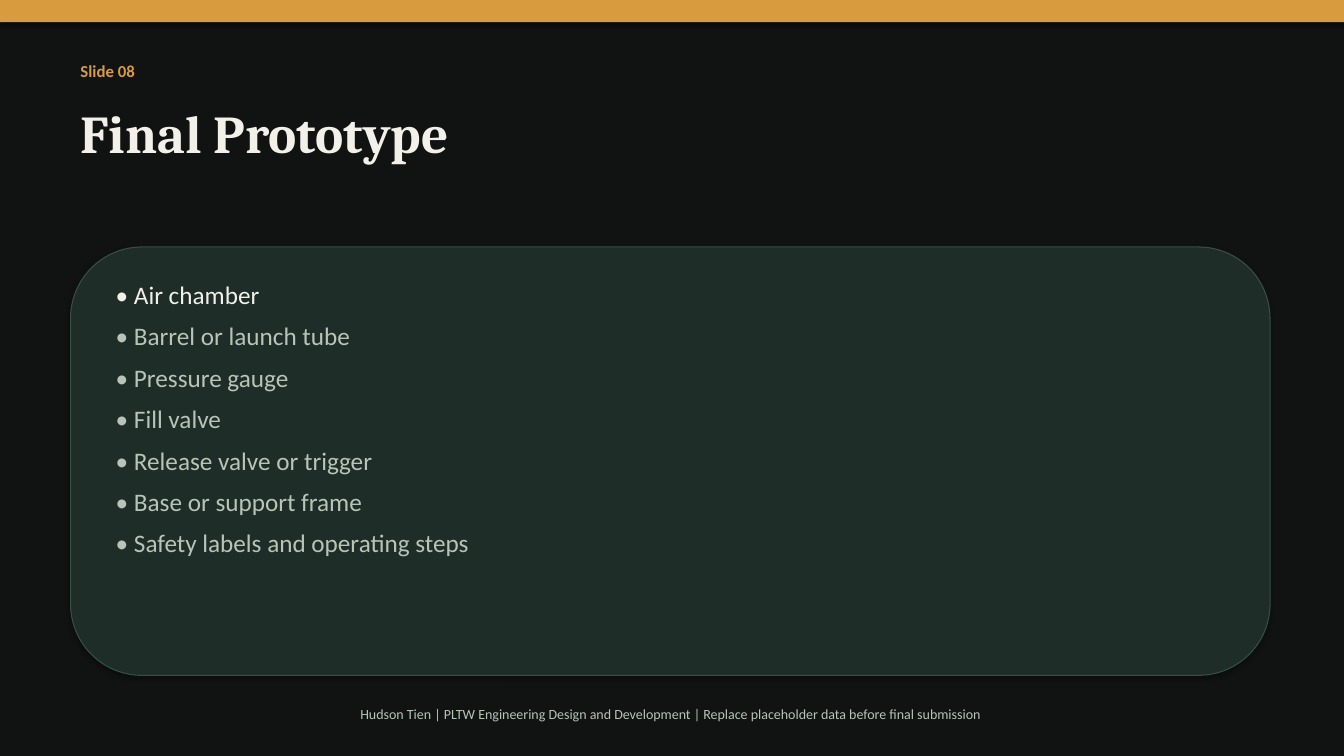
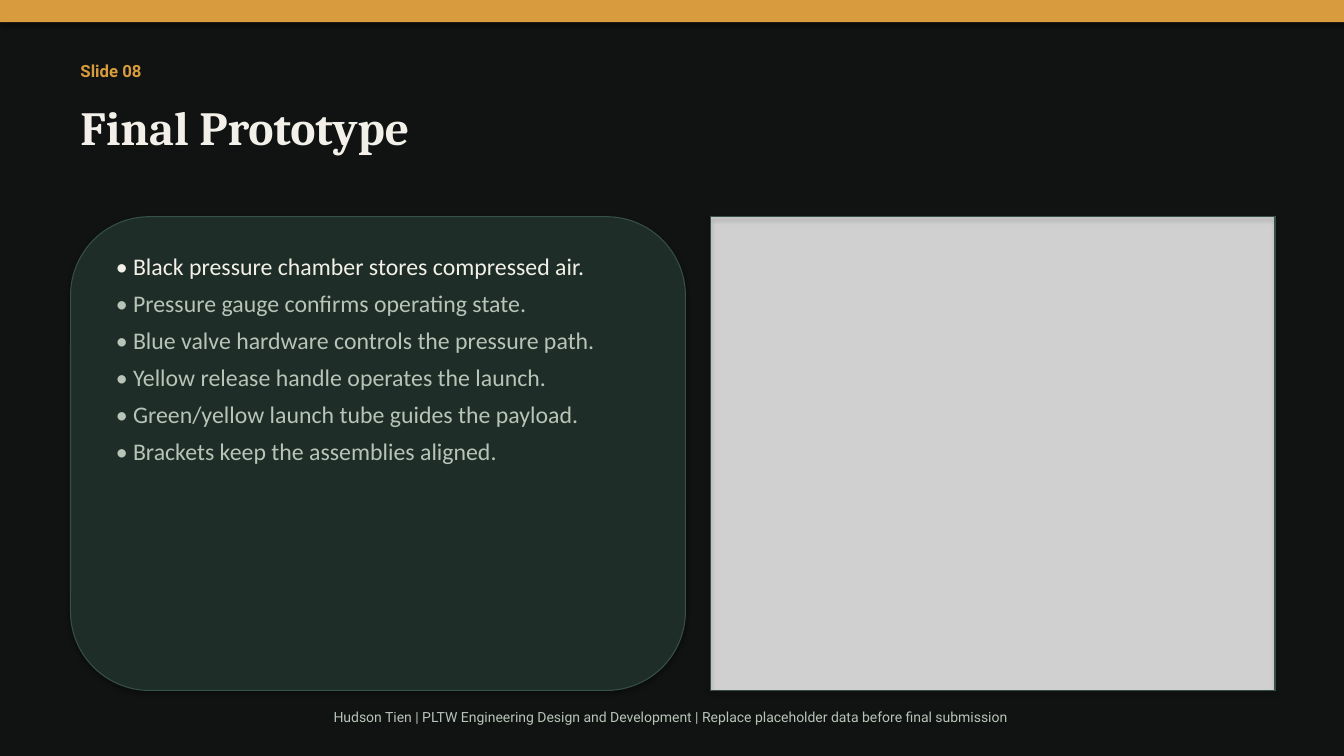
Before and after one commit to tienhdsn-000001/hudson-capstone-site, a slide deck: slide 8 of air-pressure-cannon-presentation.pptx. Drawn at 1344x756 pixels with LibreOffice and Linux fonts; fonts in the diff are those of the drawing; grey boxes stand for pictures. Boxes give left, top, right and bottom in pixels: in the first picture for what was removed or moved away, otherwise in the second. Text is boxed around its words. In the diff, an @@ line names an element or a change of style, - is before the commit and + after.

```diff
--- a/air-pressure-cannon-presentation.pptx
+++ b/air-pressure-cannon-presentation.pptx
@@ text "Slide 08" at (x1=80, y1=64, x2=141, y2=77): font Calibri to Roboto @@
@@ text "Final Prototype" at (x1=80, y1=112, x2=409, y2=155): size 38 to 34 pt @@
@@ rounded rectangle resized from (x1=71, y1=247, x2=1270, y2=676) to (x1=71, y1=217, x2=686, y2=691) @@
@@ picture added at (x1=711, y1=217, x2=1275, y2=691) @@
@@ rectangle added at (x1=711, y1=217, x2=1275, y2=691), outline #365144 1 pt @@
@@ text at (x1=133, y1=258, x2=594, y2=464): text changed; size 18 to 17 pt @@
-• Air chamber
-• Barrel or launch tube
-• Pressure gauge
-• Fill valve
-• Release valve or trigger
-• Base or support frame
-• Safety labels and operating steps
+• Black pressure chamber stores compressed air.
+• Pressure gauge confirms operating state.
+• Blue valve hardware controls the pressure path.
+• Yellow release handle operates the launch.
+• Green/yellow launch tube guides the payload.
+• Brackets keep the assemblies aligned.
@@ text "Hudson Tien | PLTW Engineering ..." at (x1=334, y1=711, x2=1007, y2=725): font Calibri to Roboto @@
```
Also in this commit, not shown: 12 other slides changed, 3 slides added, 1 slide removed, 12 other files.
